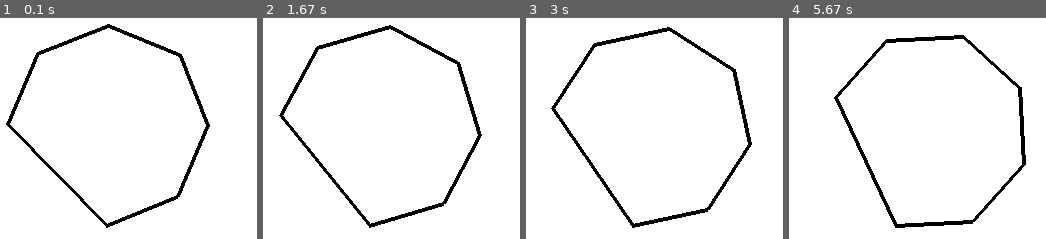
Above: before the commit, frames 1-4 (left to right).
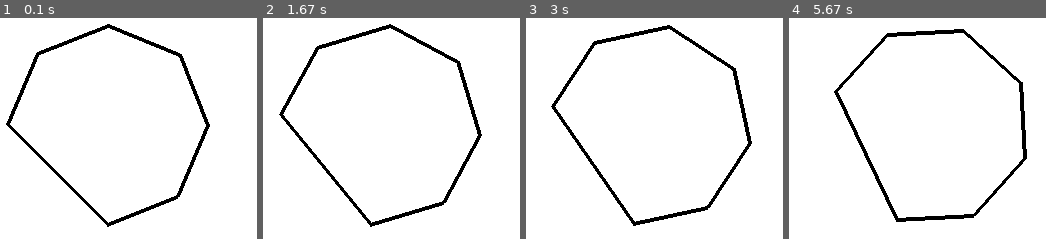
Above: after the commit, the same moments.

Repository: mikprin/skolkovo_graphics_labs
Game: pygame game, started from Lab2/pygame_lab.py
Same seed, same stepped clock (60 frames per second), same inputs: the game is played once before the commit and once after it.
Inputs:
- Up to frame 1 (0.1 s): no input
- Up to frame 2 (1.67 s): no input
- Up to frame 3 (3 s): no input
- Up to frame 4 (5.67 s): no input

The runs differ from the first frame. In frame 1, 0.4% of the frame differs, in the area x 12-64%, y 59-96%; in frame 2, 1.3%; in frame 3, 2.7%; in frame 4, 6.4%, in the area x 17-93%, y 4-96%.

Commit message:
rotate fix

Diff:
--- a/Lab2/pygame_lab.py
+++ b/Lab2/pygame_lab.py
@@ -110,6 +110,7 @@
         #self.cirle_points.append( Point( - self.center.x - self.diag_coef, - self.center.y - self.diag_coef ))
 
         self.points = list(self.cirle_points)
+        self.points.append(self.center)
 
         #self.cirle_points.append(  )
 
